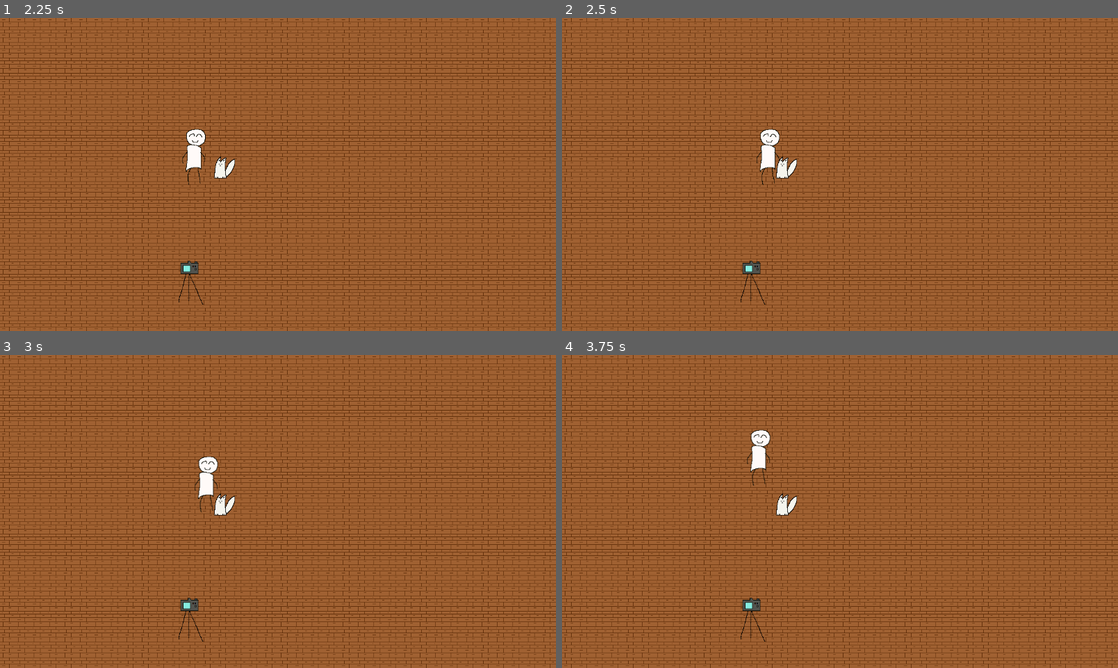
Above: before the commit, frames 1-4 (two rows, left to right).
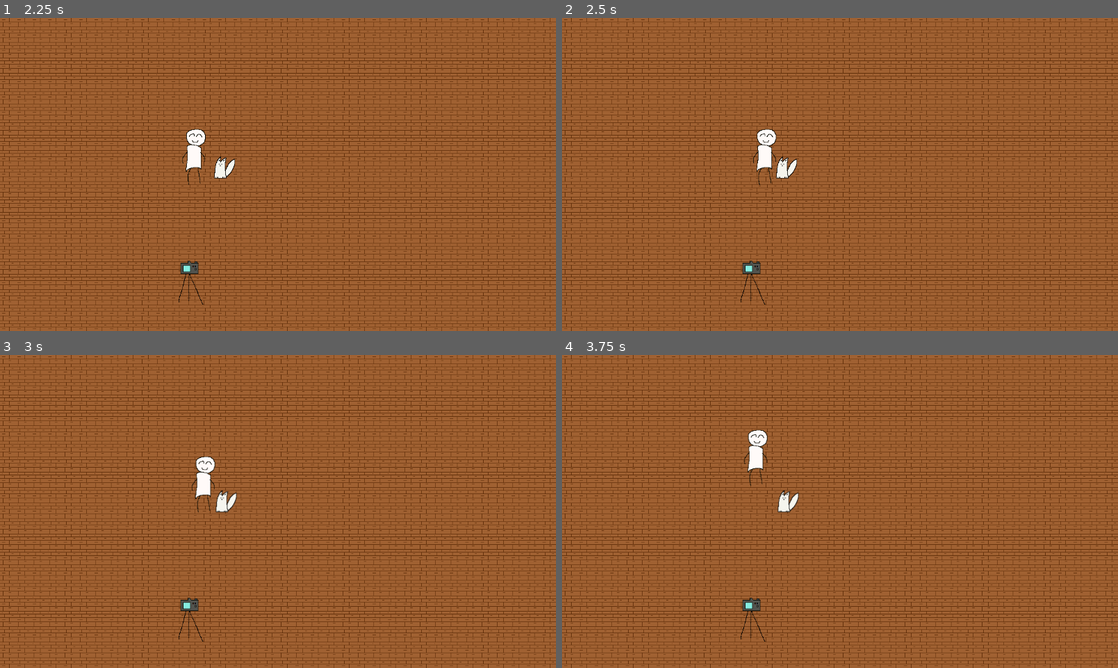
Above: after the commit, the same moments.

Repository: Mad2F/Catografy
Game: Godot game, scene res://code/main.tscn
Two runs of this game, one before a commit and one after it. Both use one fixed random seed, a clock stepped at 60 frames per second and the inputs below.
Inputs:
- Up to frame 1 (2.25 s): tap Enter at 0.5 s; hold Right (move_right) 0.53-1.28 s; tap E (main_action) at 0.6, 1.35, 2.1 s; hold Down (move_down) 1.28-2.03 s; hold Right (move_right) from 2.03 s (still down)
- Up to frame 2 (2.5 s): keep holding Right (move_right)
- Up to frame 3 (3 s): tap Space at 2.75 s; release Right (move_right) at 2.78 s; hold Up (move_up) from 2.78 s (still down); tap E (main_action) at 2.85 s
- Up to frame 4 (3.75 s): release Up (move_up) at 3.53 s; hold Left (move_left) from 3.53 s (still down); tap E (main_action) at 3.6 s

Frame 1 is identical in both runs. In frame 2, 0.3% of the frame differs, in the area x 34-40%, y 35-54%; in frame 3, 0.5%; in frame 4, 0.5%, in the area x 32-43%, y 23-52%.

Commit message:
Add camera loop, Player can now pick up and move items !

Diff:
--- a/code/Characters/Player.gd
+++ b/code/Characters/Player.gd
@@ -5,21 +5,28 @@
 @export var turn_speed : float = 10
 
 var _lastMainAction := 0 #to avoid spamming actions
+var _pickedItem : Node2D = null
 
 func _process(delta):
 	velocity = Input.get_vector("move_left", "move_right", "move_up", "move_down") * move_speed
+	if (_pickedItem != null):
+		_pickedItem.global_position += velocity * delta
 	move_and_slide()
-	if Input.is_action_just_pressed("main_action"):
-		try_pick()
 
-func try_pick():
+func try_drop_or_pick():
 	_lastMainAction = Time.get_ticks_msec()
-	print("Try Pick")
+	if (_pickedItem != null):
+		print("DROP !")
+		_pickedItem = null
+	else:
+		print("Try Pick")
+		for i in get_slide_collision_count():
+			var collider = get_slide_collision(i).get_collider()
+			print("PICK !")
+			_pickedItem = collider
 	# TODO : Check if Pickable Item close to us
 	# If yes, pick it and move it with us !
 
 func _physics_process(delta):
-	for i in get_slide_collision_count():
-		var collision = get_slide_collision(i)
-		if collision.get_collider():
-			print("Aouch")
+	if Input.is_action_just_pressed("main_action"):
+		try_drop_or_pick()
--- a/code/Characters/Player.tscn
+++ b/code/Characters/Player.tscn
@@ -4,13 +4,15 @@
 [ext_resource type="Texture2D" uid="uid://lg6t614a003l" path="res://assets/sprites/player.png" id="2_c3xjo"]
 
 [sub_resource type="RectangleShape2D" id="RectangleShape2D_11ihb"]
+size = Vector2(42.5, 66)
 
 [node name="Player" type="CharacterBody2D"]
 script = ExtResource("1_11ihb")
 metadata/_custom_type_script = "uid://dunq0vkcu5nhs"
 
-[node name="CollisionShape2D" type="CollisionShape2D" parent="."]
-shape = SubResource("RectangleShape2D_11ihb")
-
 [node name="Sprite2D" type="Sprite2D" parent="."]
 texture = ExtResource("2_c3xjo")
+
+[node name="CollisionShape2D" type="CollisionShape2D" parent="."]
+position = Vector2(-3.75, -1)
+shape = SubResource("RectangleShape2D_11ihb")
--- a/code/Environment/Camera.gd
+++ b/code/Environment/Camera.gd
@@ -1 +1,24 @@
-extends Node
+extends StaticBody2D
+
+@export var maxPhotos : int = 10
+
+var _photosTaken = 0
+
+func _process(delta):
+	return
+
+func start_loop():
+	$Timer.start()
+
+func _takePhoto():
+	#TODO : Faire un event probablement, la scene globale sera alors en charge de retenir la positions de tous les objets movables
+	# et de générer la photo finale en fonction
+	# une animation éventuellement
+	print("CHEESE !")
+
+func _on_timer_timeout():
+	if (_photosTaken < maxPhotos):
+		_takePhoto()
+		_photosTaken += 1
+	else:
+		$Timer.stop()
--- a/code/Environment/Camera.tscn
+++ b/code/Environment/Camera.tscn
@@ -1,11 +1,13 @@
-[gd_scene load_steps=3 format=3 uid="uid://ighwgeo0gn3p"]
+[gd_scene load_steps=4 format=3 uid="uid://ighwgeo0gn3p"]
 
+[ext_resource type="Script" uid="uid://cdeyx1tvke8ae" path="res://code/Environment/Camera.gd" id="1_3o7cn"]
 [ext_resource type="Texture2D" uid="uid://byq2nxiim2rqq" path="res://assets/sprites/camera.png" id="1_qbsu8"]
 
 [sub_resource type="RectangleShape2D" id="RectangleShape2D_qbsu8"]
 size = Vector2(40, 37)
 
 [node name="Camera" type="StaticBody2D"]
+script = ExtResource("1_3o7cn")
 
 [node name="CollisionShape2D" type="CollisionShape2D" parent="."]
 position = Vector2(-1, -24.5)
@@ -13,3 +15,8 @@
 
 [node name="Sprite2D" type="Sprite2D" parent="."]
 texture = ExtResource("1_qbsu8")
+
+[node name="Timer" type="Timer" parent="."]
+wait_time = 6.0
+
+[connection signal="timeout" from="Timer" to="." method="_on_timer_timeout"]
--- /dev/null
+++ b/code/main.gd
@@ -0,0 +1,4 @@
+extends Node
+
+func _ready():
+	$Camera.start_loop()
--- a/code/main.tscn
+++ b/code/main.tscn
@@ -1,16 +1,20 @@
-[gd_scene load_steps=5 format=3 uid="uid://c5phb5ggyd2kt"]
+[gd_scene load_steps=6 format=3 uid="uid://c5phb5ggyd2kt"]
 
+[ext_resource type="Script" uid="uid://bd8gnp1bedk86" path="res://code/main.gd" id="1_q1u0r"]
 [ext_resource type="PackedScene" uid="uid://d360xf3bomed7" path="res://code/Environment/Room.tscn" id="1_qddiq"]
 [ext_resource type="PackedScene" uid="uid://bq03o58a1pc3" path="res://code/Characters/Player.tscn" id="2_kdg0e"]
 [ext_resource type="PackedScene" uid="uid://ighwgeo0gn3p" path="res://code/Environment/Camera.tscn" id="3_kdg0e"]
 [ext_resource type="PackedScene" uid="uid://b1xh3npa0fo5f" path="res://code/Characters/Animal.tscn" id="4_85am2"]
 
 [node name="Main" type="Node2D"]
+script = ExtResource("1_q1u0r")
 
 [node name="Room" parent="." instance=ExtResource("1_qddiq")]
 
 [node name="Player" parent="." instance=ExtResource("2_kdg0e")]
 position = Vector2(311, 219)
+move_speed = 100.0
+turn_speed = 10.0
 
 [node name="Camera" parent="." instance=ExtResource("3_kdg0e")]
 position = Vector2(394, 542)
Not shown, added: code/main.gd.uid
